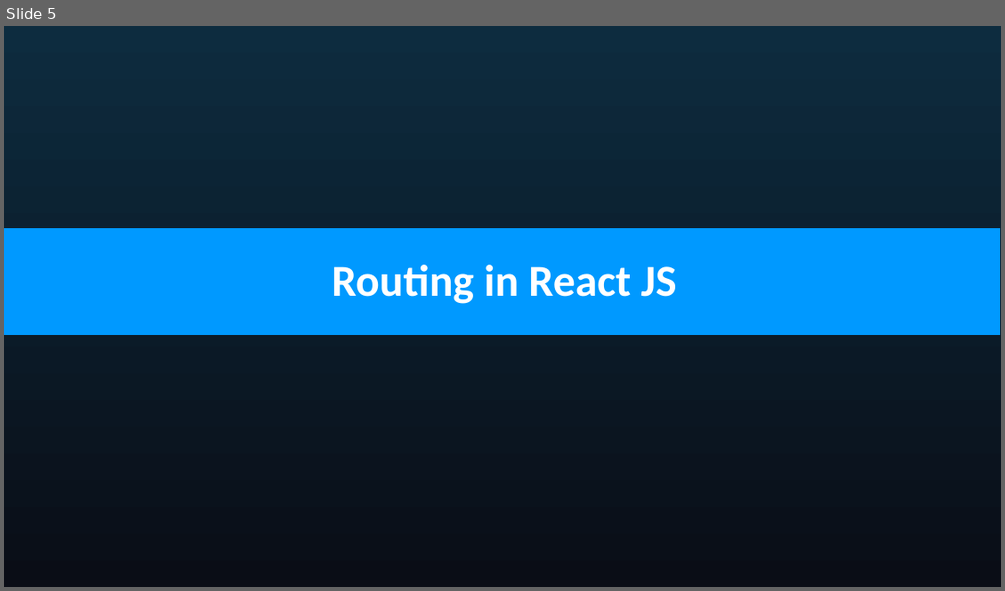
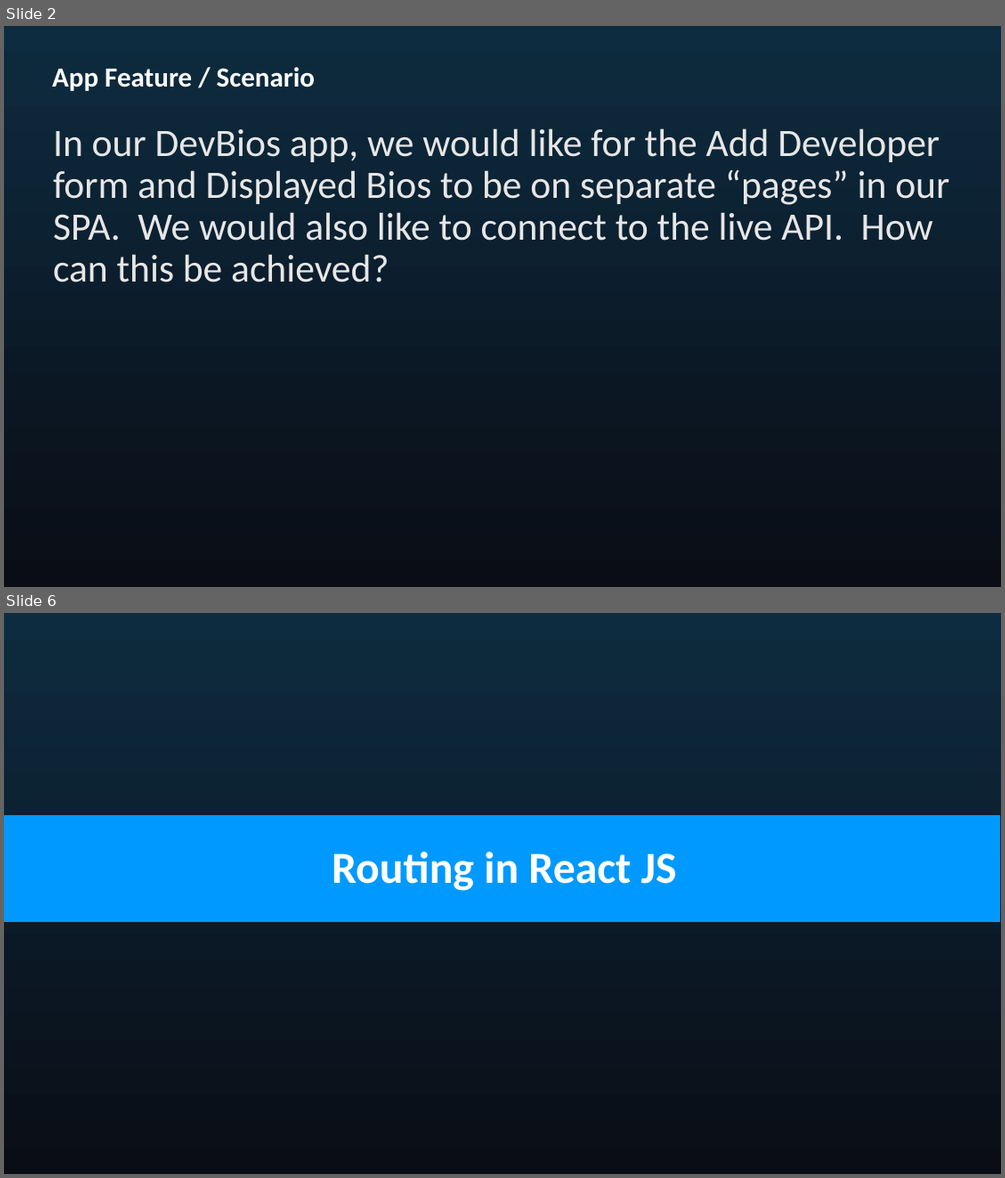
Before and after one commit to seblechernet/PowerPoint-Decks, a slide deck: 04 React Routing, Component Lifecycle Methods.pptx. Shown one above the other, each under a label of ours: slide 5 before the commit, slides 2 and 6 after it; the slides between them are not shown. The pictures are 1005x591 and 1005x1178 pixels, drawn with LibreOffice and Linux fonts; fonts in the diff are those of the drawing; background and template pictures are left out. Boxes give left, top, right and bottom in pixels: in the first picture for what was removed or moved away, otherwise in the second. Text is boxed around its words. In the diff, an @@ line names an element or a change of style, - is before the commit and + after.

```diff
--- a/04 React Routing, Component Lifecycle Methods.pptx
+++ b/04 React Routing, Component Lifecycle Methods.pptx
@@ slide 2 added at (4,26,1001,587), background gradient #0D2C3F to #0A0D16 @@
@@ title added at (52,67,315,91), 26.7 pt, text #FFFFFF, bold @@
+App Feature / Scenario
@@ text added at (53,128,949,282), 37.3 pt, text #E7E6E6 @@
+In our DevBios app, we would like for the Add Developer form and Displayed Bios to be on separate “pages” in our SPA. We would also like to connect to the live API. How can this be achieved?
@@ what was slide 5 is now slide 6 @@
```
Also in this commit, not shown: 5 slides changed.
